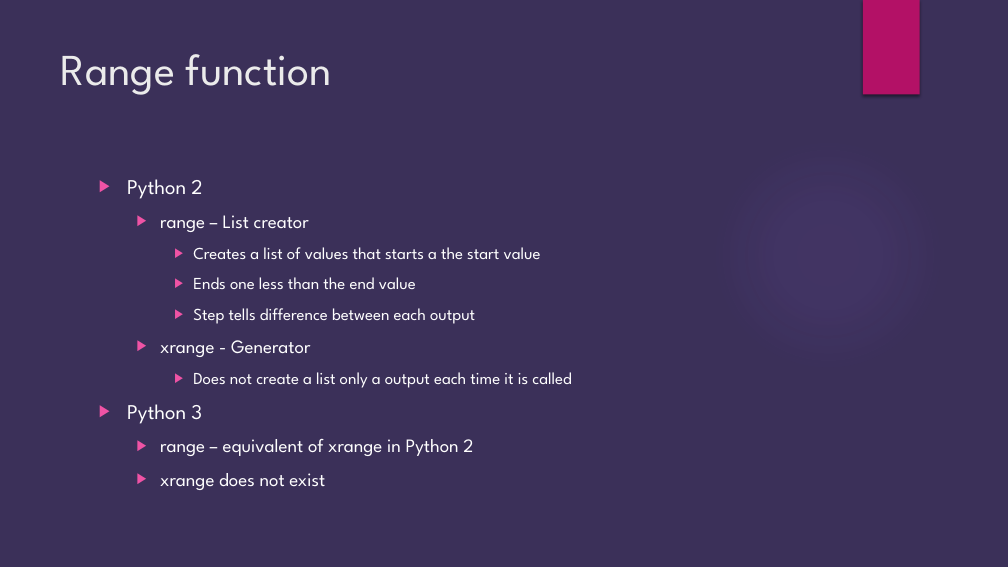
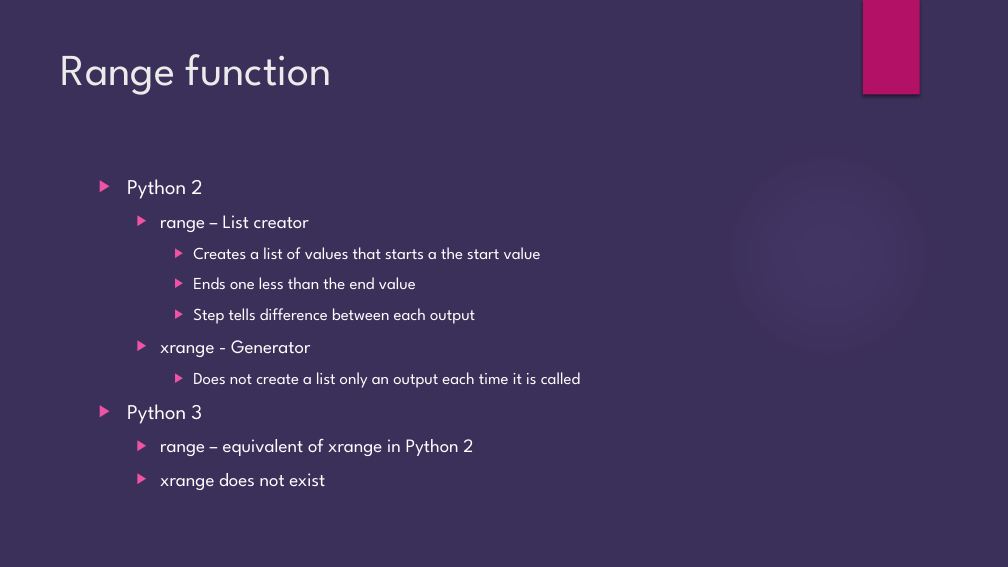
Before and after one commit to brianjgrier/Python-Overview, a slide deck: slide 19 of Python Introduction.pptx. Drawn at 1008x567 pixels with LibreOffice and Linux fonts; fonts in the diff are those of the drawing; background and template pictures are left out. Boxes give left, top, right and bottom in pixels: in the first picture for what was removed or moved away, otherwise in the second. Text is boxed around its words. In the diff, an @@ line names an element or a change of style, - is before the commit and + after.

```diff
--- a/Python Introduction.pptx
+++ b/Python Introduction.pptx
@@ text at (x1=193, y1=372, x2=581, y2=388): text changed @@
-    ▶ Does not create a list only a output each time it is called
+    ▶ Does not create a list only an output each time it is called
```
Also in this commit, not shown: 11 other slides changed, 3 slides added.
